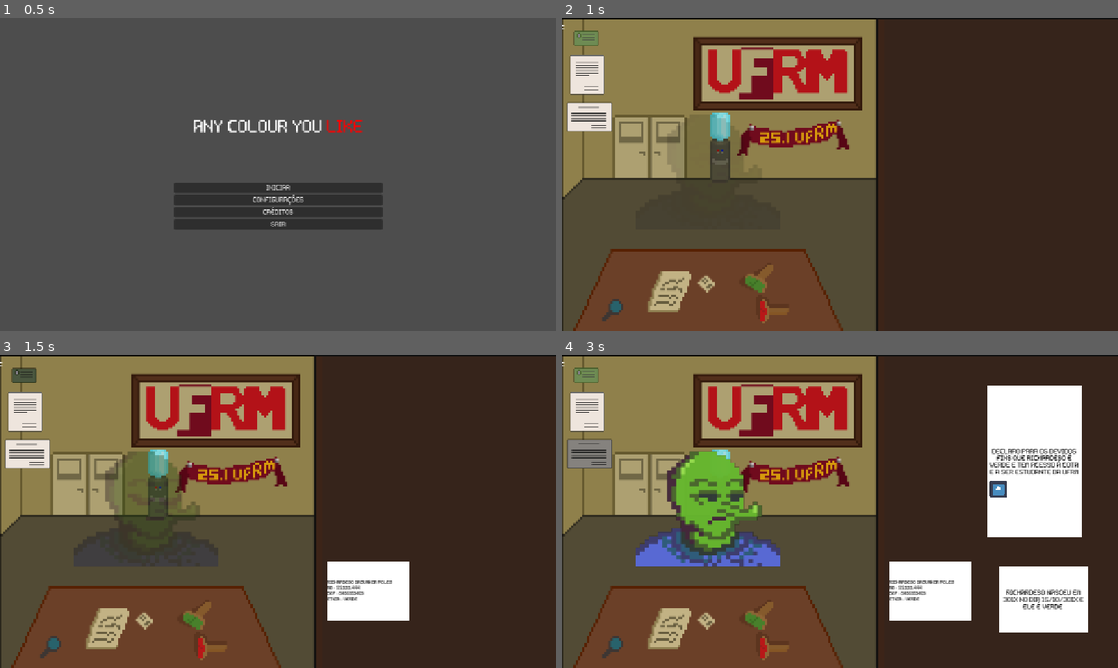
Above: before the commit, frames 1-4 (two rows, left to right).
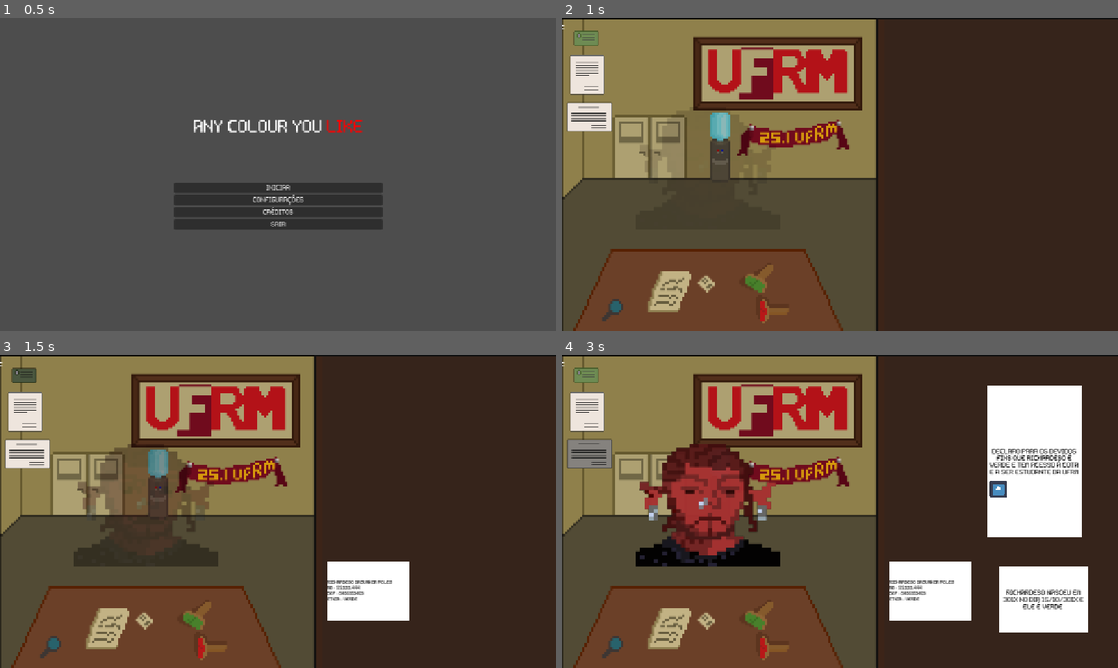
Above: after the commit, the same moments.

Repository: felipemarley/any_colour_you_like
Game: Godot game, scene res://scenes/screens/main_menu.tscn
Same seed, same stepped clock (60 frames per second), same inputs: the game is played once before the commit and once after it. The engine's default icon, where the game draws it, is replaced by a stand-in: a white triangle on a blue panel in a dark square.
Inputs (mouse positions are in pixels of both pictures, inside the frame that each line leads up to):
- Up to frame 1 (0.5 s): no input
- Up to frame 2 (1 s): click "INICIAR" at 0.5 s
- Up to frame 3 (1.5 s): click (27, 386) at 1.25 s
- Up to frame 4 (3 s): click (595, 420) at 2 s; click (589, 455) at 2.75 s

Frame 1 is identical in both runs. In frame 2, 0.3% of the frame differs, in the area x 14-31%, y 30-51%; in frame 3, 2.2%; in frame 4, 7.2%, in the area x 13-40%, y 28-68%.

Commit message:
blue alien art

Diff:
--- a/scenes/screens/game.tscn
+++ b/scenes/screens/game.tscn
@@ -1,8 +1,9 @@
-[gd_scene load_steps=54 format=3 uid="uid://bnj3012sgdq65"]
+[gd_scene load_steps=67 format=3 uid="uid://bnj3012sgdq65"]
 
 [ext_resource type="Texture2D" uid="uid://b1dftehnwae8k" path="res://assets/background.png" id="1_e0wmo"]
 [ext_resource type="Texture2D" uid="uid://dh8jyycca2rmo" path="res://assets/aliens/alien-green-001.png" id="2_e0wmo"]
 [ext_resource type="Script" uid="uid://1xjq4y0pujq4" path="res://scripts/et.gd" id="2_ln6eb"]
+[ext_resource type="Texture2D" uid="uid://l1y5hcl5m338" path="res://assets/aliens/alien-blue-001.png" id="2_oni8f"]
 [ext_resource type="PackedScene" uid="uid://cw2iey6y1eegl" path="res://scenes/components/RgButton.tscn" id="3_0q6jn"]
 [ext_resource type="Script" uid="uid://cfg1t4sh8q624" path="res://scripts/document_scene.gd" id="3_4ji0l"]
 [ext_resource type="Texture2D" uid="uid://dcj2lh8113veo" path="res://assets/aliens/alien-red-001.png" id="3_xrk1x"]
@@ -14,6 +15,54 @@
 [ext_resource type="Script" uid="uid://dyhceg4w7pma5" path="res://scripts/declaracao_button.gd" id="6_vsgdc"]
 [ext_resource type="PackedScene" uid="uid://bgpnodm1qguo7" path="res://scenes/components/certidao_button.tscn" id="7_ggwlb"]
 
+[sub_resource type="AtlasTexture" id="AtlasTexture_0lfbs"]
+atlas = ExtResource("2_oni8f")
+region = Rect2(0, 0, 256, 256)
+
+[sub_resource type="AtlasTexture" id="AtlasTexture_12mik"]
+atlas = ExtResource("2_oni8f")
+region = Rect2(256, 0, 256, 256)
+
+[sub_resource type="AtlasTexture" id="AtlasTexture_bokoa"]
+atlas = ExtResource("2_oni8f")
+region = Rect2(768, 0, 256, 256)
+
+[sub_resource type="AtlasTexture" id="AtlasTexture_t327g"]
+atlas = ExtResource("2_oni8f")
+region = Rect2(1024, 0, 256, 256)
+
+[sub_resource type="AtlasTexture" id="AtlasTexture_3s7is"]
+atlas = ExtResource("2_oni8f")
+region = Rect2(1280, 0, 256, 256)
+
+[sub_resource type="AtlasTexture" id="AtlasTexture_anv6b"]
+atlas = ExtResource("2_oni8f")
+region = Rect2(1536, 0, 256, 256)
+
+[sub_resource type="AtlasTexture" id="AtlasTexture_c3vub"]
+atlas = ExtResource("2_oni8f")
+region = Rect2(1792, 0, 256, 256)
+
+[sub_resource type="AtlasTexture" id="AtlasTexture_fmnc5"]
+atlas = ExtResource("2_oni8f")
+region = Rect2(2048, 0, 256, 256)
+
+[sub_resource type="AtlasTexture" id="AtlasTexture_6n4rh"]
+atlas = ExtResource("2_oni8f")
+region = Rect2(2304, 0, 256, 256)
+
+[sub_resource type="AtlasTexture" id="AtlasTexture_hw148"]
+atlas = ExtResource("2_oni8f")
+region = Rect2(2560, 0, 256, 256)
+
+[sub_resource type="AtlasTexture" id="AtlasTexture_pf5ww"]
+atlas = ExtResource("2_oni8f")
+region = Rect2(2816, 0, 256, 256)
+
+[sub_resource type="AtlasTexture" id="AtlasTexture_n6vwe"]
+atlas = ExtResource("2_oni8f")
+region = Rect2(3072, 0, 256, 256)
+
 [sub_resource type="AtlasTexture" id="AtlasTexture_xrk1x"]
 atlas = ExtResource("2_e0wmo")
 region = Rect2(0, 0, 256, 256)
@@ -168,6 +217,47 @@
 
 [sub_resource type="SpriteFrames" id="SpriteFrames_yqjtg"]
 animations = [{
+"frames": [{
+"duration": 1.0,
+"texture": SubResource("AtlasTexture_0lfbs")
+}, {
+"duration": 1.0,
+"texture": SubResource("AtlasTexture_12mik")
+}, {
+"duration": 1.0,
+"texture": SubResource("AtlasTexture_bokoa")
+}, {
+"duration": 1.0,
+"texture": SubResource("AtlasTexture_t327g")
+}, {
+"duration": 1.0,
+"texture": SubResource("AtlasTexture_3s7is")
+}, {
+"duration": 1.0,
+"texture": SubResource("AtlasTexture_anv6b")
+}, {
+"duration": 1.0,
+"texture": SubResource("AtlasTexture_c3vub")
+}, {
+"duration": 1.0,
+"texture": SubResource("AtlasTexture_fmnc5")
+}, {
+"duration": 1.0,
+"texture": SubResource("AtlasTexture_6n4rh")
+}, {
+"duration": 1.0,
+"texture": SubResource("AtlasTexture_hw148")
+}, {
+"duration": 1.0,
+"texture": SubResource("AtlasTexture_pf5ww")
+}, {
+"duration": 1.0,
+"texture": SubResource("AtlasTexture_n6vwe")
+}],
+"loop": true,
+"name": &"blue-01",
+"speed": 5.0
+}, {
 "frames": [{
 "duration": 1.0,
 "texture": SubResource("AtlasTexture_xrk1x")
@@ -346,7 +436,7 @@
 position = Vector2(335, 345)
 scale = Vector2(1.30029, 1.10352)
 sprite_frames = SubResource("SpriteFrames_yqjtg")
-animation = &"green-01"
+animation = &"blue-01"
 script = ExtResource("2_ln6eb")
 
 [node name="RgButton" parent="HSplitContainer/SubViewportContainer/SubViewport" instance=ExtResource("3_0q6jn")]
Binary file added: assets/aliens/alien-blue-001.png
Not shown, added: assets/aliens/alien-blue-001.png.import
